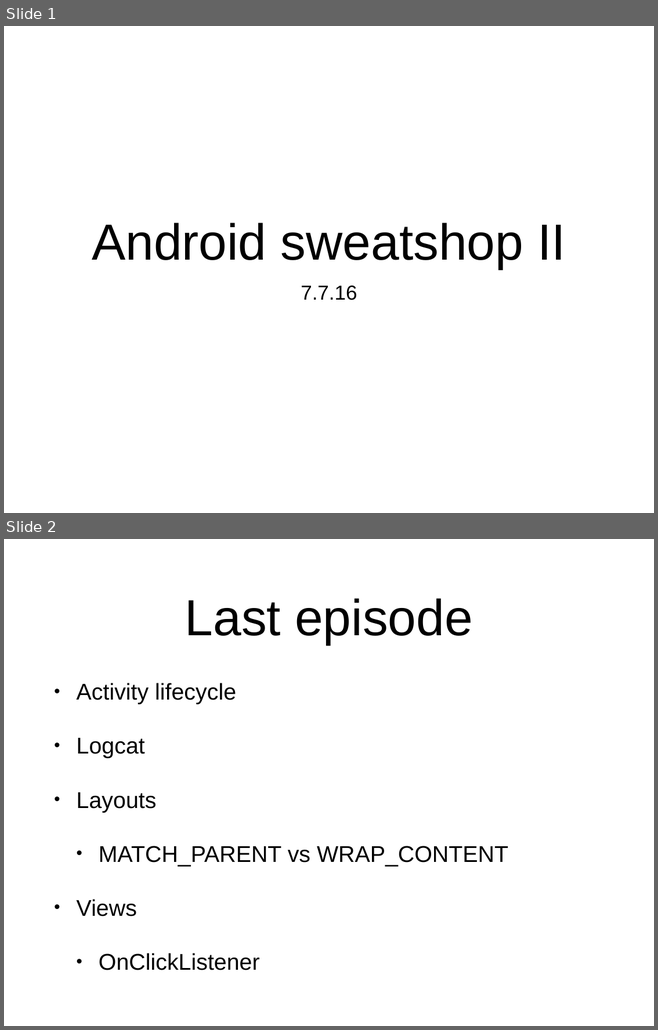
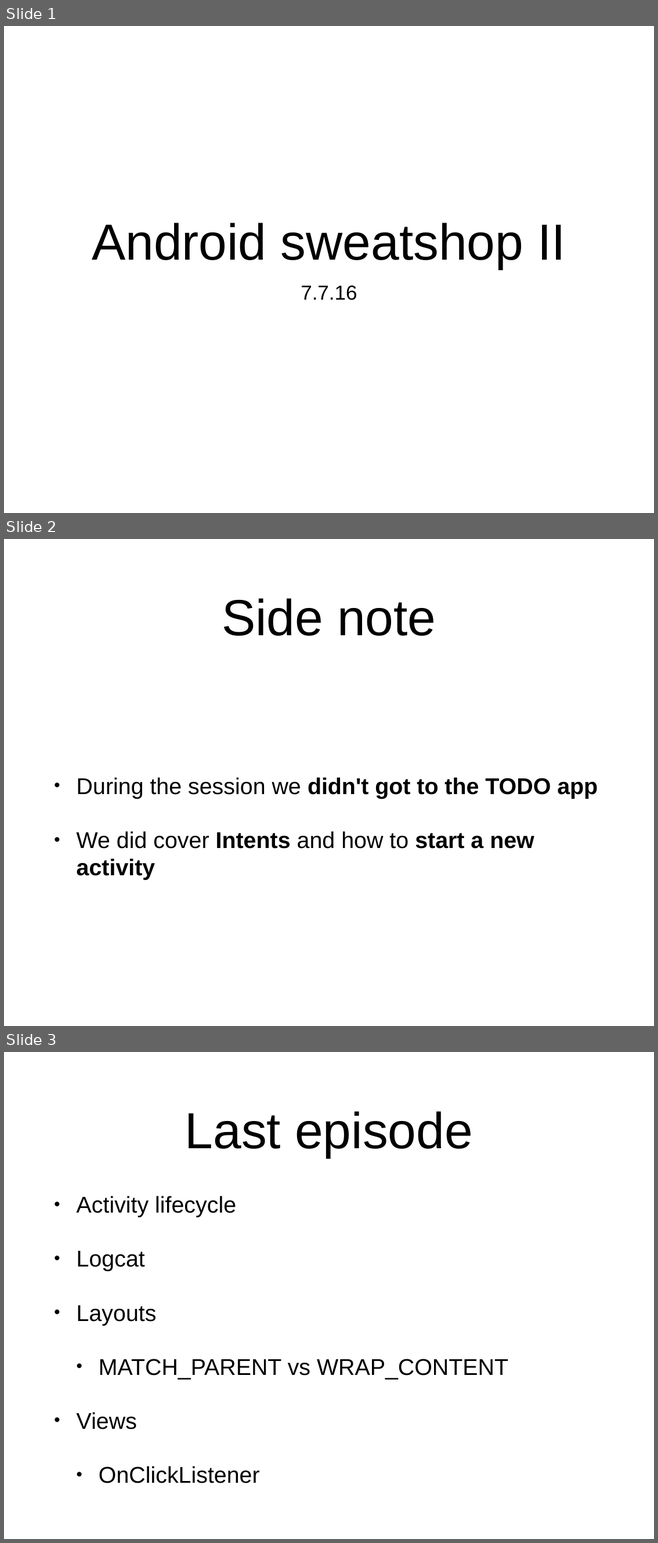
Before and after one commit to SerjSmor/AndroidSweatshop, a slide deck: Slides/Sweatshop 2/Workshop 2.pptx. Shown one above the other, each under a label of ours: slides 1 and 2 before the commit, slides 1, 2 and 3 after it. The pictures are 658x1030 and 658x1543 pixels, drawn with LibreOffice and Linux fonts; fonts in the diff are those of the drawing; background and template pictures are left out. Boxes give left, top, right and bottom in pixels: in the first picture for what was removed or moved away, otherwise in the second. Text is boxed around its words. In the diff, an @@ line names an element or a change of style, - is before the commit and + after.

```diff
--- a/Slides/Sweatshop 2/Workshop 2.pptx
+++ b/Slides/Sweatshop 2/Workshop 2.pptx
@@ slide 2 added at [4, 539, 654, 1026], background #FFFFFF @@
@@ title added at [221, 598, 436, 636], 80 pt, text #000000 @@
+Side note
@@ text added at [76, 777, 597, 880], 36 pt, text #000000, bold @@
+• During the session we didn't got to the TODO app
+• We did cover Intents and how to start a new activity
@@ what was slide 2 is now slide 3 @@
```
Also in this commit, not shown: 1 slide changed, 8 other slides added, 3 slides removed, 35 other files.
